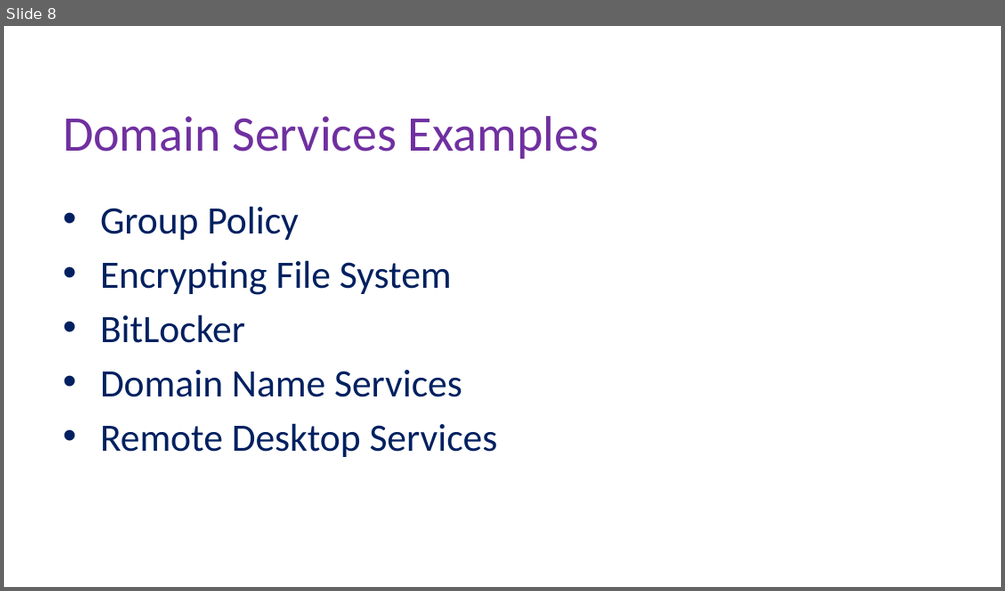
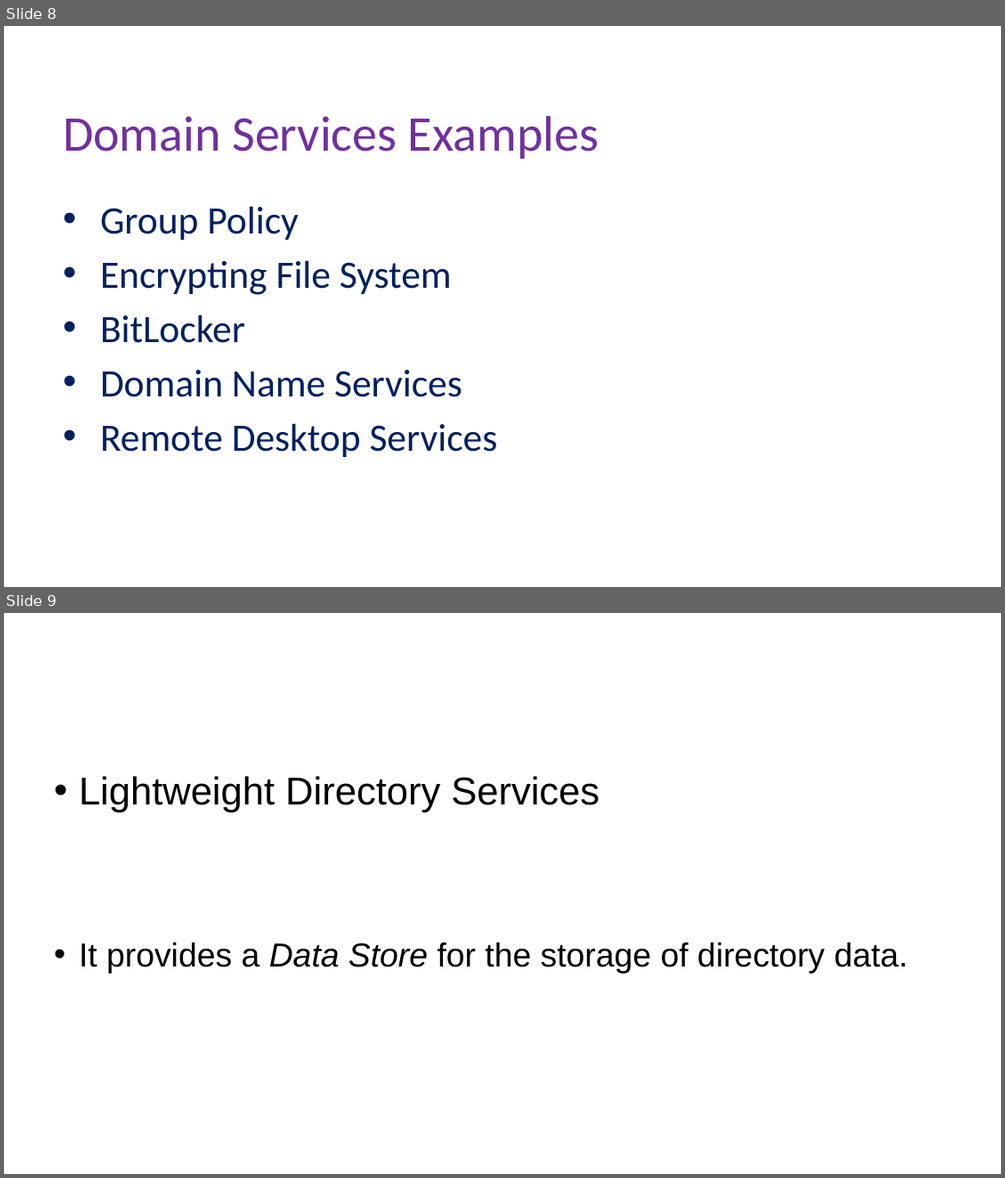
Before and after one commit to Hero-Team/active-drictory-installation-and-configuration-on-windows-server, a slide deck: active.pptx. Shown one above the other, each under a label of ours: slide 8 before the commit, slides 8 and 9 after it. The pictures are 1005x591 and 1005x1178 pixels, drawn with LibreOffice and Linux fonts; fonts in the diff are those of the drawing; background and template pictures are left out. Boxes give left, top, right and bottom in pixels: in the first picture for what was removed or moved away, otherwise in the second. Text is boxed around its words. In the diff, an @@ line names an element or a change of style, - is before the commit and + after.

```diff
--- a/active.pptx
+++ b/active.pptx
@@ slide 9 added at [4,613,1001,1174], background picture (left out) @@
@@ subtitle added at [79,776,908,973], 24 pt, text #000000 @@
+• Lightweight Directory Services
+• It provides a Data Store for the storage of directory data.
```
Also in this commit, not shown: 1 slide changed.
